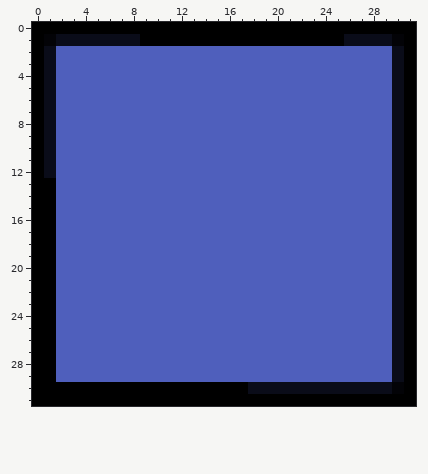
One commit to this pixel-art sprite: art/abilityicons/4.png. Above, as it was before the edit.
The file is 32x32 pixels.
Once edited:
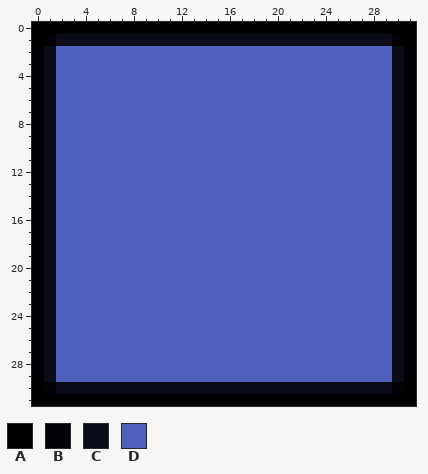
Palette (. is transparent): A #000000  B #030307  C #0a0c19  D #4f5fbc
Edits made:
Colour A gives way to colour B in row 30 at x 1.
Colour A gives way to colour C in row 1 at x 9 to 25; in rows 13 to 29 at x 1; in row 30 at x 2 to 17.
Boxes around the changes in both pictures, in picture pixels (x1, y1, x2, y2):
changed: (140, 34, 344, 46)
changed: (44, 178, 248, 394)
